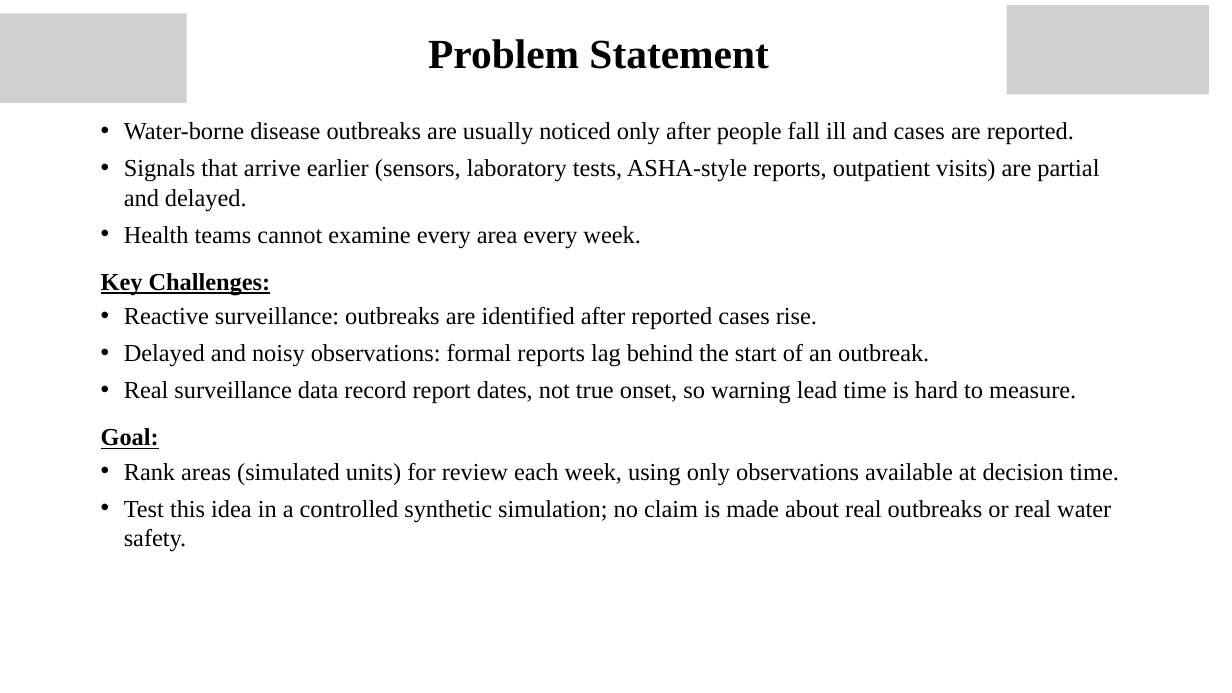
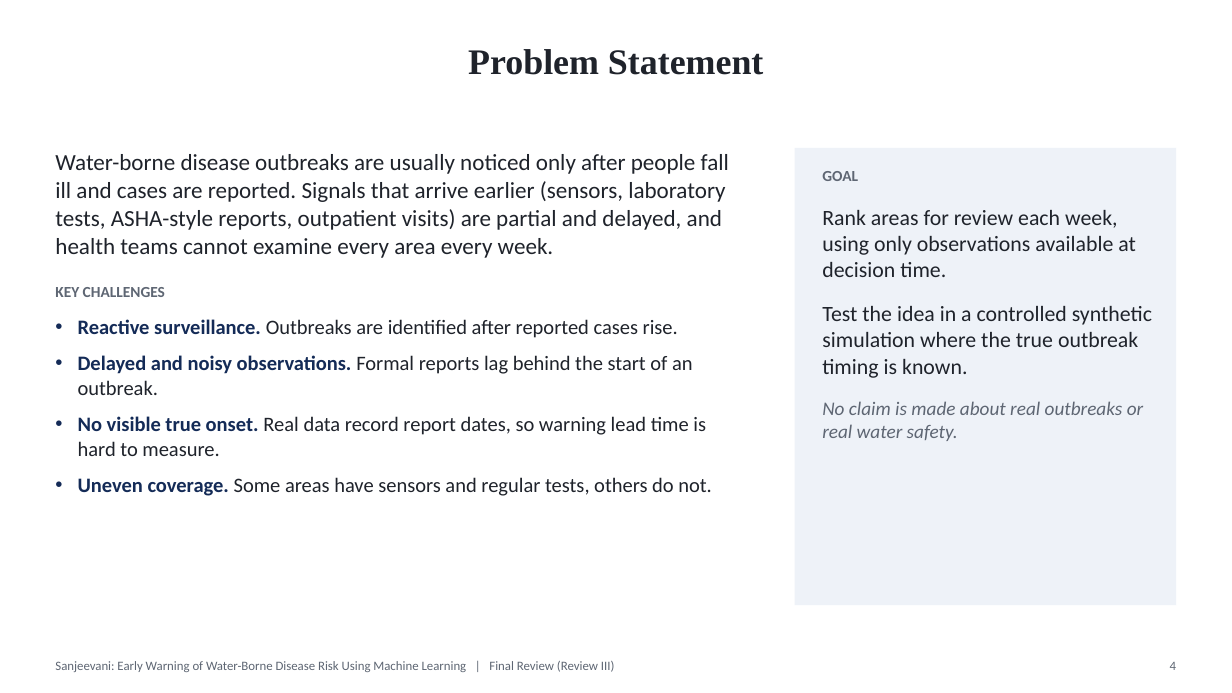
Before and after one commit to Yash13606/sanjeevani, a slide deck: slide 4 of presentation/Sanjeevani_ML_PPT.pptx (slide 14 before the commit). Drawn at 1232x693 pixels with LibreOffice and Linux fonts; fonts in the diff are those of the drawing; grey boxes stand for pictures; background and template pictures are left out. Boxes give left, top, right and bottom in pixels: in the first picture for what was removed or moved away, otherwise in the second. Text is boxed around its words. In the diff, an @@ line names an element or a change of style, - is before the commit and + after.

```diff
--- a/presentation/Sanjeevani_ML_PPT.pptx
+++ b/presentation/Sanjeevani_ML_PPT.pptx
@@ picture removed at <box>0,14,187,104</box> @@
@@ title "Problem Statement": place and size @@
-title "Problem Statement" at <box>428,39,768,69</box>
+title "Problem Statement" at <box>468,49,763,75</box>
@@ title "Problem Statement" at <box>468,49,763,75</box>: size 32.3 to 28 pt, text colour #000000 to #1F232B; alignment left to centre; line spacing 45.2pt to 0.9; vertical alignment top to middle @@
@@ picture removed at <box>1007,5,1210,94</box> @@
@@ text removed at <box>101,122,1119,552</box> @@
-• Water-borne disease outbreaks are usually noticed only after people fall ill and cases are reported.
-• Signals that arrive earlier (sensors, laboratory tests, ASHA-style reports, outpatient visits) are partial and delayed.
-• Health teams cannot examine every area every week.
-Key Challenges:
-• Reactive surveillance: outbreaks are identified after reported cases rise.
-• Delayed and noisy observations: formal reports lag behind the start of an outbreak.
-• Real surveillance data record report dates, not true onset, so warning lead time is hard to measure.
-Goal:
-• Rank areas (simulated units) for review each week, using only observations available at decision time.
-• Test this idea in a controlled synthetic simulation; no claim is made about real outbreaks or real water safety.
@@ rectangle added at <box>795,148,1177,605</box>, fill #EEF2F8 @@
@@ text added at <box>55,154,729,258</box>, 18 pt, text #1F232B @@
+Water-borne disease outbreaks are usually noticed only after people fall ill and cases are reported. Signals that arrive earlier (sensors, laboratory tests, ASHA-style reports, outpatient visits) are partial and delayed, and health teams cannot examine every area every week.
@@ text added at <box>822,171,858,181</box>, 12 pt, text #5E6673, bold @@
+GOAL
@@ text added at <box>822,210,1152,441</box>, 17 pt, text #1F232B @@
+Rank areas for review each week, using only observations available at decision time.
+Test the idea in a controlled synthetic simulation where the true outbreak timing is known.
+No claim is made about real outbreaks or real water safety.
@@ text added at <box>55,287,165,297</box>, 12 pt, text #5E6673, bold @@
+KEY CHALLENGES
@@ text added at <box>78,319,712,496</box>, 16 pt, text #1F232B @@
+• Reactive surveillance. Outbreaks are identified after reported cases rise.
+• Delayed and noisy observations. Formal reports lag behind the start of an outbreak.
+• No visible true onset. Real data record report dates, so warning lead time is hard to measure.
+• Uneven coverage. Some areas have sensors and regular tests, others do not.
@@ text added at <box>55,661,615,672</box>, 10 pt, text #5E6673 @@
+Sanjeevani: Early Warning of Water-Borne Disease Risk Using Machine Learning | Final Review (Review III)
@@ page number added at <box>1170,662,1176,670</box>, 10 pt, text #5E6673 @@
+4
```
Also in this commit, not shown: 4 other slides changed, 33 slides added, 20 slides removed, 1 other file.
